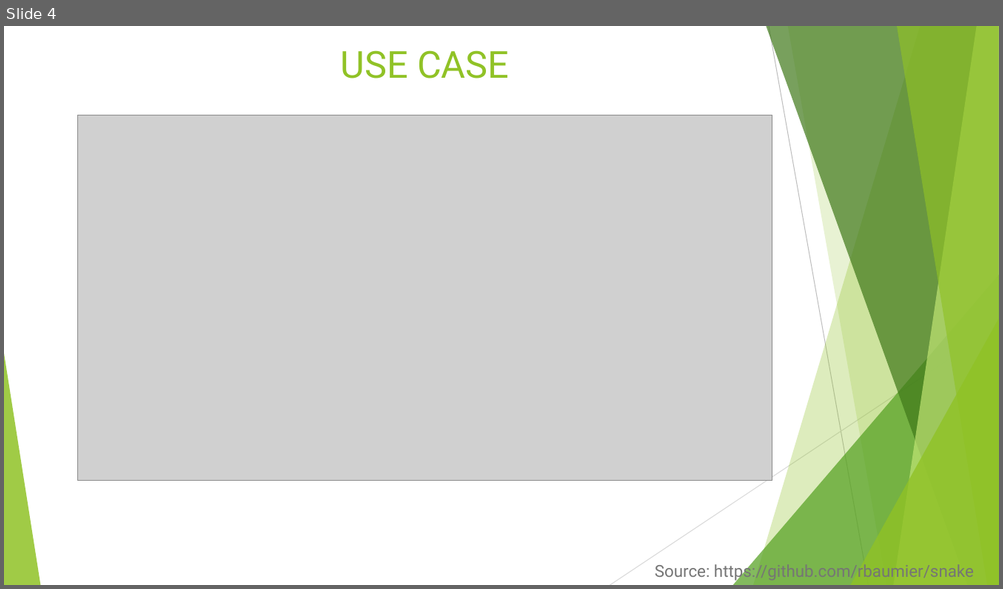
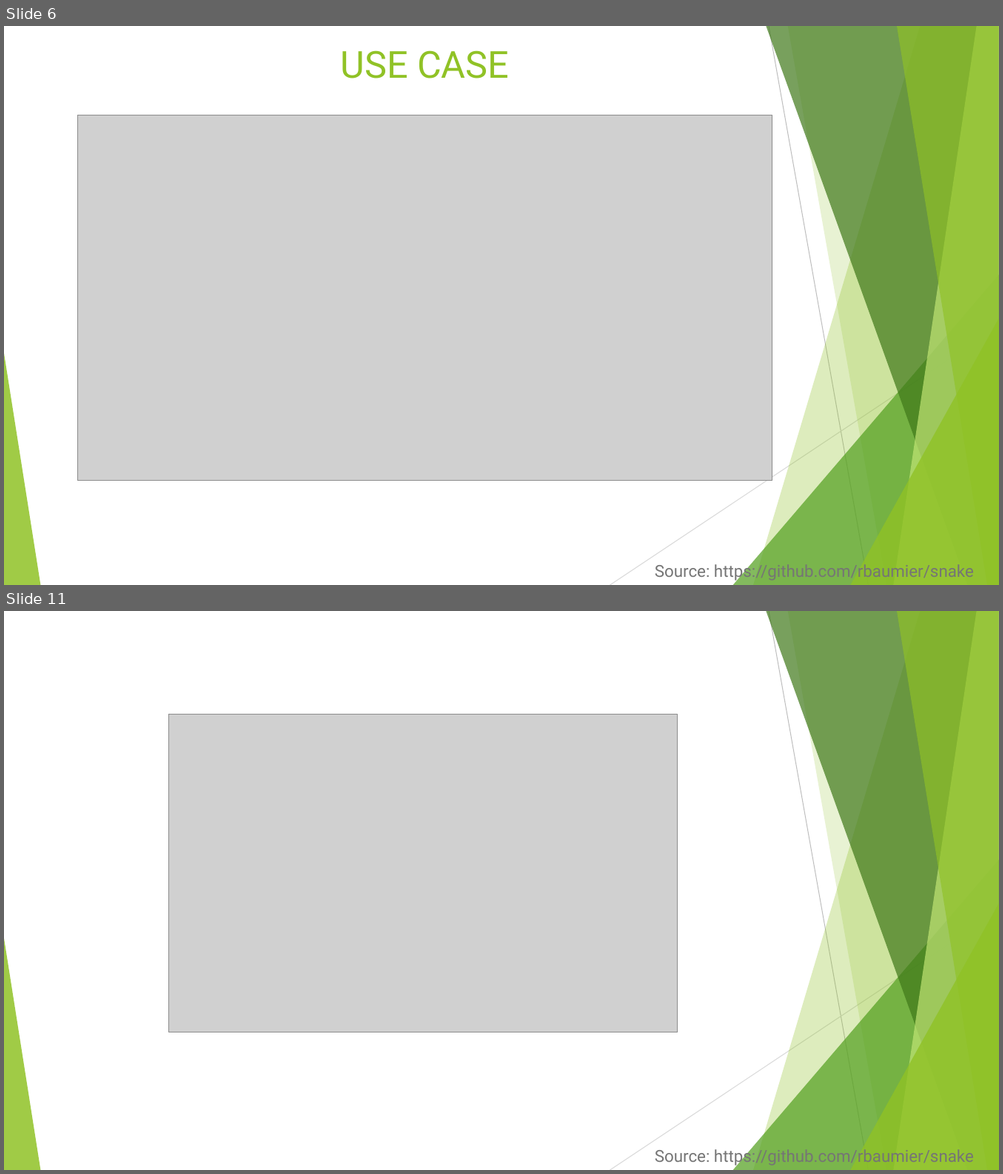
Before and after one commit to rbaumier/snake, a slide deck: docs/ProjetMention.pptx. Shown one above the other, each under a label of ours: slide 4 before the commit, slides 6 and 11 after it; the slides between them are not shown. The pictures are 1003x589 and 1003x1174 pixels, drawn with LibreOffice and Linux fonts; fonts in the diff are those of the drawing; grey boxes stand for pictures. Boxes give left, top, right and bottom in pixels: in the first picture for what was removed or moved away, otherwise in the second. Text is boxed around its words. In the diff, an @@ line names an element or a change of style, - is before the commit and + after.

```diff
--- a/docs/ProjetMention.pptx
+++ b/docs/ProjetMention.pptx
@@ slide 11 added at (4,611,999,1170), background #FFFFFF; not listed: 10 template elements that a slide beside it also shows @@
@@ picture added at (169,715,677,1034) @@
@@ text added at (654,1147,973,1167), 16 pt, text #767676 @@
+Source: https://github.com/rbaumier/snake
@@ what was slide 4 is now slide 6 @@
```
Also in this commit, not shown: 2 slides changed, 5 other slides added, 2 slides removed.
